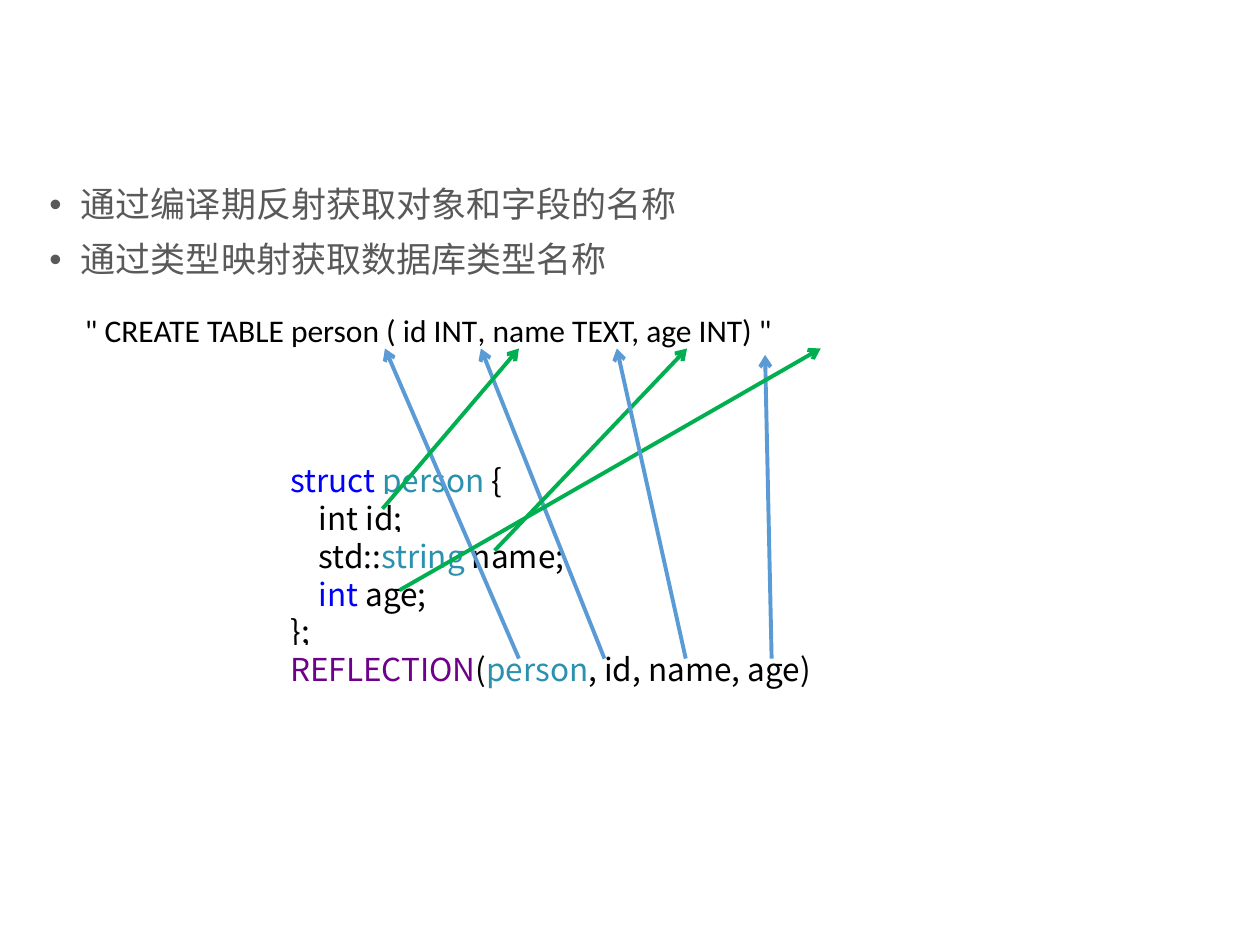
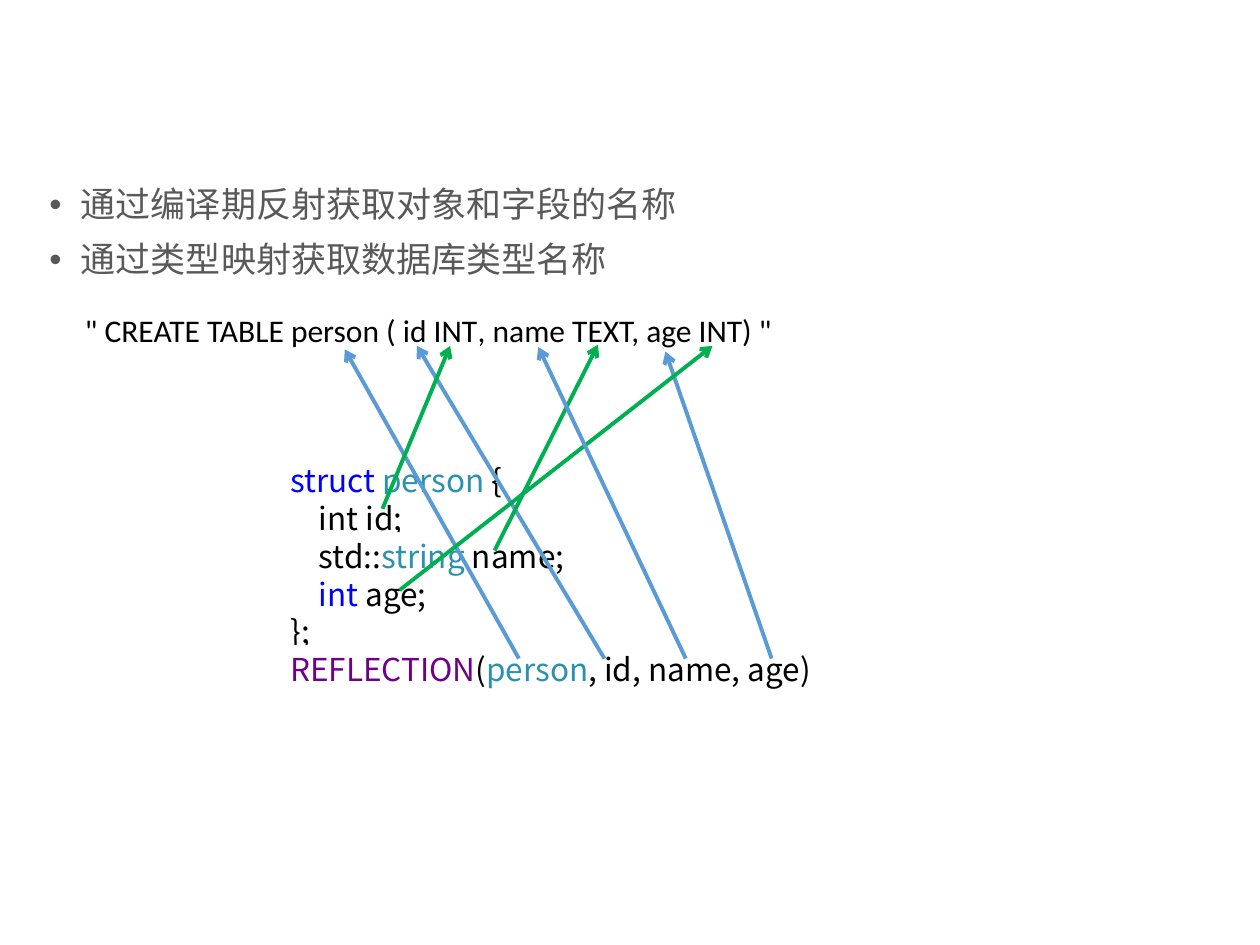
Before and after one commit to qicosmos/cppcon2017, a slide deck: slide 29 of CPP-Summit.pptx (slide 28 before the commit). Drawn at 1260x945 pixels with LibreOffice and Linux fonts; fonts in the diff are those of the drawing; background and template pictures are left out. Boxes give left, top, right and bottom in pixels: in the first picture for what was removed or moved away, otherwise in the second. Text is boxed around its words. In the diff, an @@ line names an element or a change of style, - is before the commit and + after.

```diff
--- a/CPP-Summit.pptx
+++ b/CPP-Summit.pptx
@@ arrow moved from (519, 659) - (386, 349) to (519, 659) - (345, 349) @@
@@ arrow moved from (383, 509) - (519, 349) to (383, 509) - (450, 346) @@
@@ arrow moved from (399, 590) - (820, 349) to (399, 590) - (712, 346) @@
@@ arrow moved from (605, 659) - (481, 349) to (605, 659) - (417, 346) @@
@@ arrow moved from (495, 551) - (687, 349) to (495, 551) - (598, 345) @@
@@ arrow moved from (685, 659) - (617, 349) to (685, 659) - (538, 346) @@
@@ arrow moved from (771, 659) - (765, 355) to (771, 659) - (665, 352) @@
```
Also in this commit, not shown: 3 other slides changed, 1 slide added.
